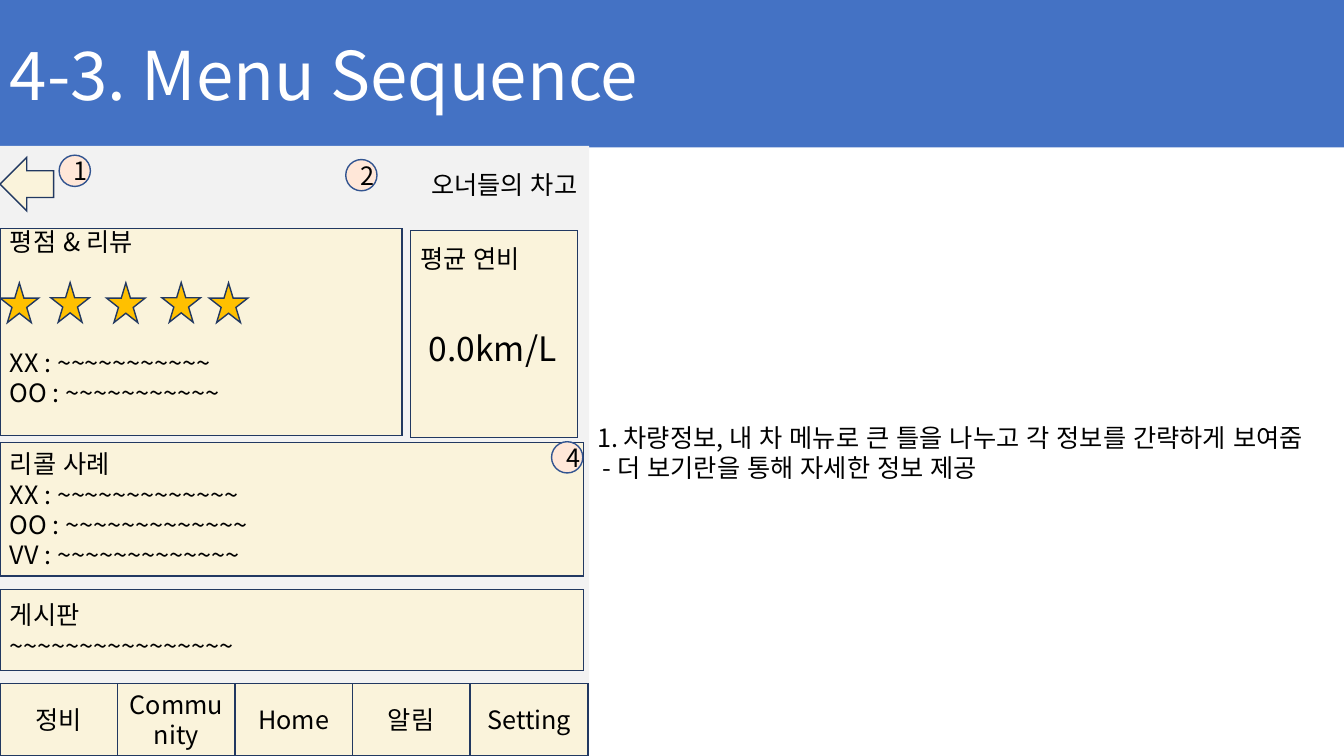
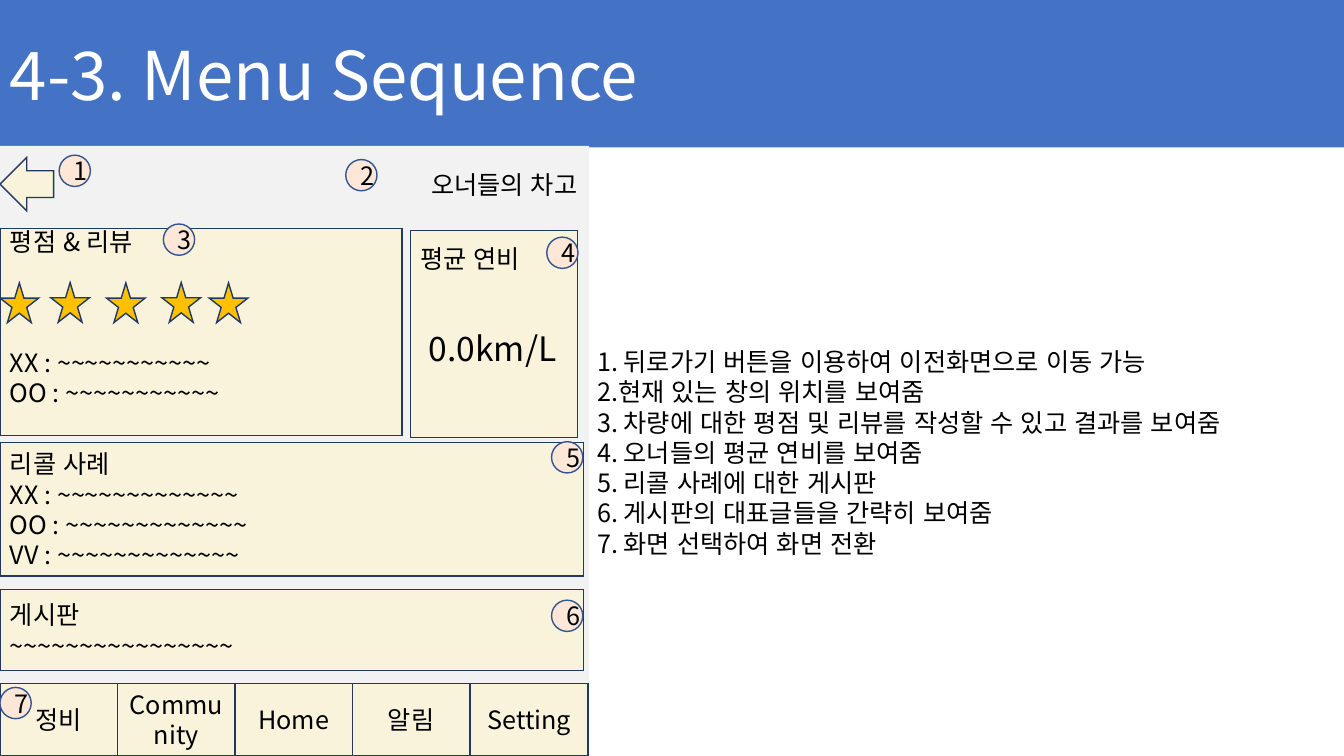
Before and after one commit to ChaeSung-Lee/DJ_InternShip, a slide deck: slide 46 of 2021_Summer/jp.hong/Project_BnC_jph.pptx. Drawn at 1344x756 pixels with LibreOffice and Linux fonts; fonts in the diff are those of the drawing. Boxes give left, top, right and bottom in pixels: in the first picture for what was removed or moved away, otherwise in the second. Text is boxed around its words. In the diff, an @@ line names an element or a change of style, - is before the commit and + after.

```diff
--- a/2021_Summer/jp.hong/Project_BnC_jph.pptx
+++ b/2021_Summer/jp.hong/Project_BnC_jph.pptx
@@ ellipse added at [163, 224, 195, 255], fill #FFE7D8, outline #325491 1 pt, 18 pt, text #000000 @@
+3
@@ ellipse added at [546, 237, 578, 268], fill #FFE7D8, outline #325491 1 pt, 18 pt, text #000000 @@
+4
@@ text in ellipse at [560, 236, 574, 267]: text added @@
+3
@@ text at [597, 350, 1221, 555]: text changed @@
-1. 차량정보, 내 차 메뉴로 큰 틀을 나누고 각 정보를 간략하게 보여줌
-- 더 보기란을 통해 자세한 정보 제공
+1. 뒤로가기 버튼을 이용하여 이전화면으로 이동 가능
+2.현재 있는 창의 위치를 보여줌
+3. 차량에 대한 평점 및 리뷰를 작성할 수 있고 결과를 보여줌
+4. 오너들의 평균 연비를 보여줌
+5. 리콜 사례에 대한 게시판
+6. 게시판의 대표글들을 간략히 보여줌
+7. 화면 선택하여 화면 전환
@@ text in ellipse at [566, 441, 580, 473]: text changed @@
-4
+5
@@ ellipse added at [552, 600, 583, 631], fill #FFE7D8, outline #325491 1 pt, 18 pt, text #000000 @@
+6
@@ ellipse added at [0, 688, 31, 719], fill #FFE7D8, outline #325491 1 pt, 18 pt, text #000000 @@
+7
```
Also in this commit, not shown: 9 other slides changed, 4 slides added.
